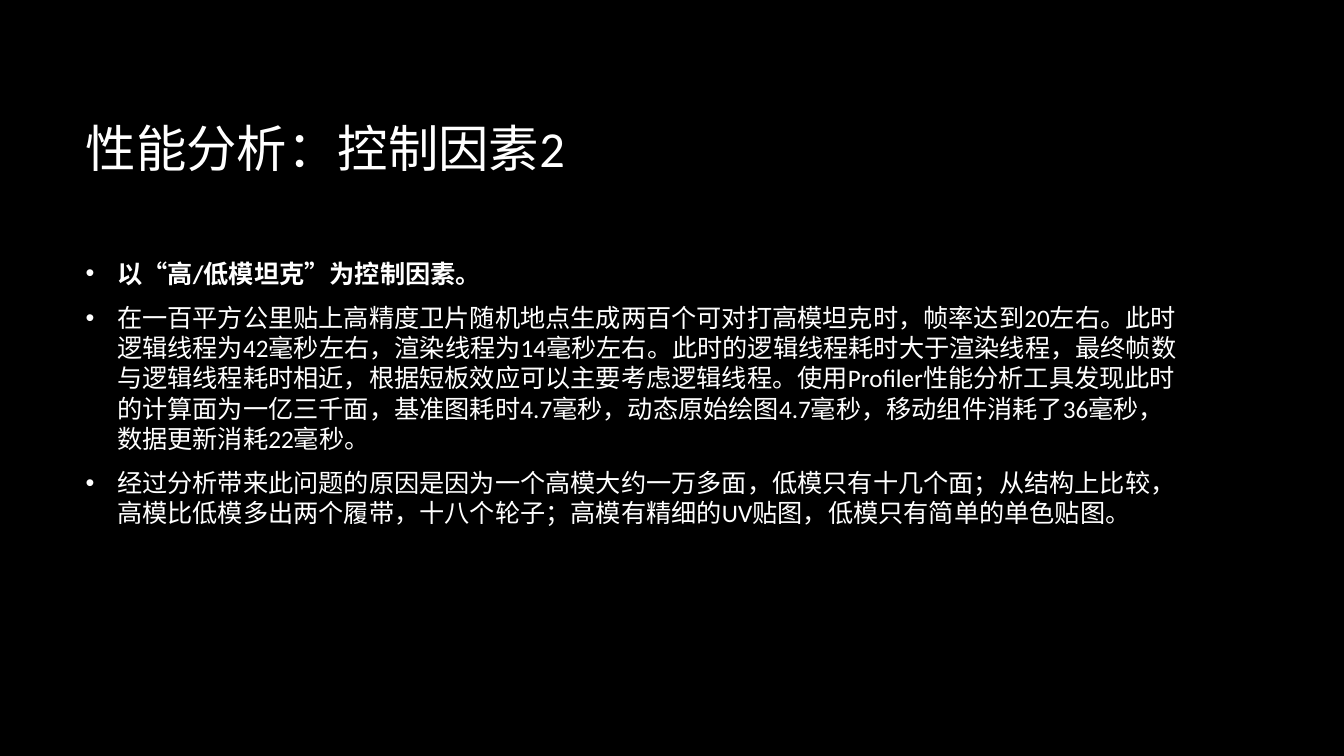
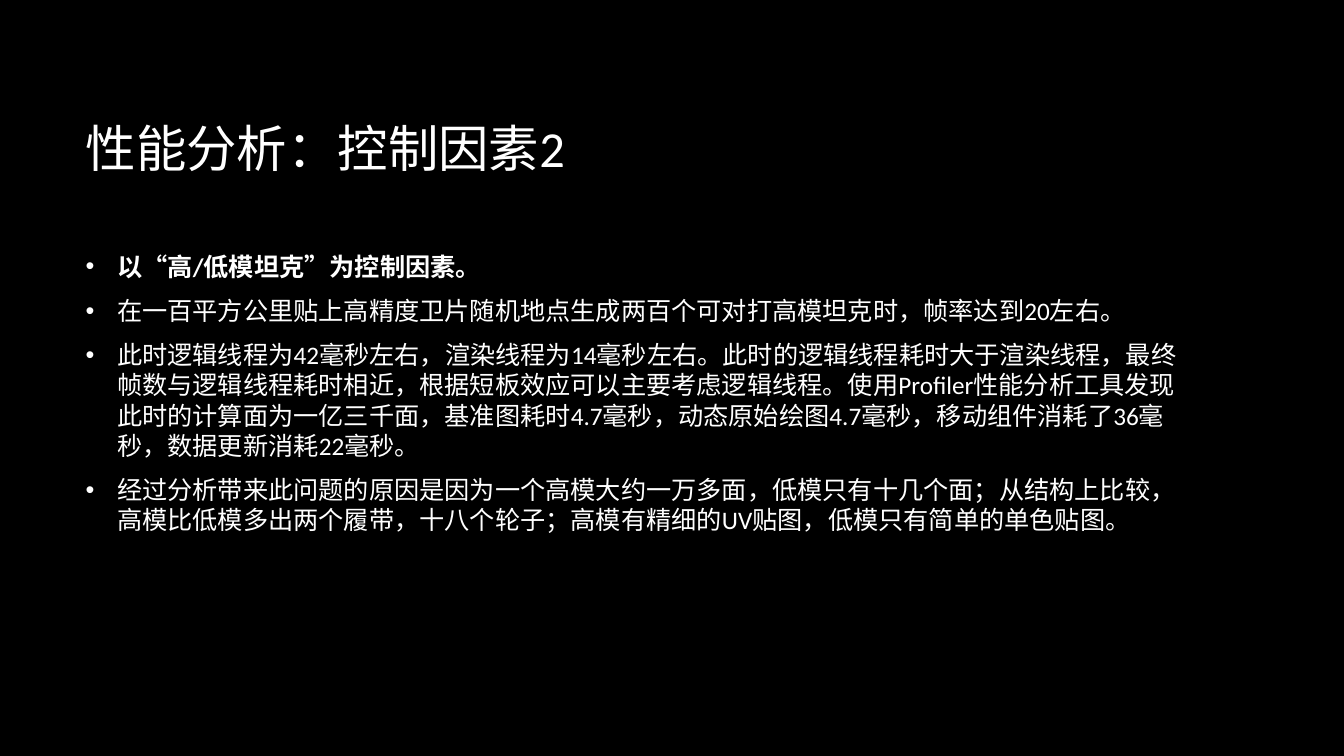
Before and after one commit to BattalionCommander/UE4_C-_Notes, a slide deck: slide 30 of Unreal engine 4.pptx (slide 26 before the commit). Drawn at 1344x756 pixels with LibreOffice and Linux fonts; fonts in the diff are those of the drawing; background and template pictures are left out. Boxes give left, top, right and bottom in pixels: in the first picture for what was removed or moved away, otherwise in the second. Text is boxed around its words. In the diff, an @@ line names an element or a change of style, - is before the commit and + after.

```diff
--- a/Unreal engine 4.pptx
+++ b/Unreal engine 4.pptx
@@ text at [117, 298, 1176, 458]: text changed @@
-• 在一百平方公里贴上高精度卫片随机地点生成两百个可对打高模坦克时，帧率达到20左右。此时逻辑线程为42毫秒左右，渲染线程为14毫秒左右。此时的逻辑线程耗时大于渲染线程，最终帧数与逻辑线程耗时相近，根据短板效应可以主要考虑逻辑线程。使用Profiler性能分析工具发现此时的计算面为一亿三千面，基准图耗时4.7毫秒，动态原始绘图4.7毫秒，移动组件消耗了36毫秒，数据更新消耗22毫秒。
+• 在一百平方公里贴上高精度卫片随机地点生成两百个可对打高模坦克时，帧率达到20左右。
+• 此时逻辑线程为42毫秒左右，渲染线程为14毫秒左右。此时的逻辑线程耗时大于渲染线程，最终帧数与逻辑线程耗时相近，根据短板效应可以主要考虑逻辑线程。使用Profiler性能分析工具发现此时的计算面为一亿三千面，基准图耗时4.7毫秒，动态原始绘图4.7毫秒，移动组件消耗了36毫秒，数据更新消耗22毫秒。
```
Also in this commit, not shown: 12 other slides changed, 4 slides added, 2 other files.
